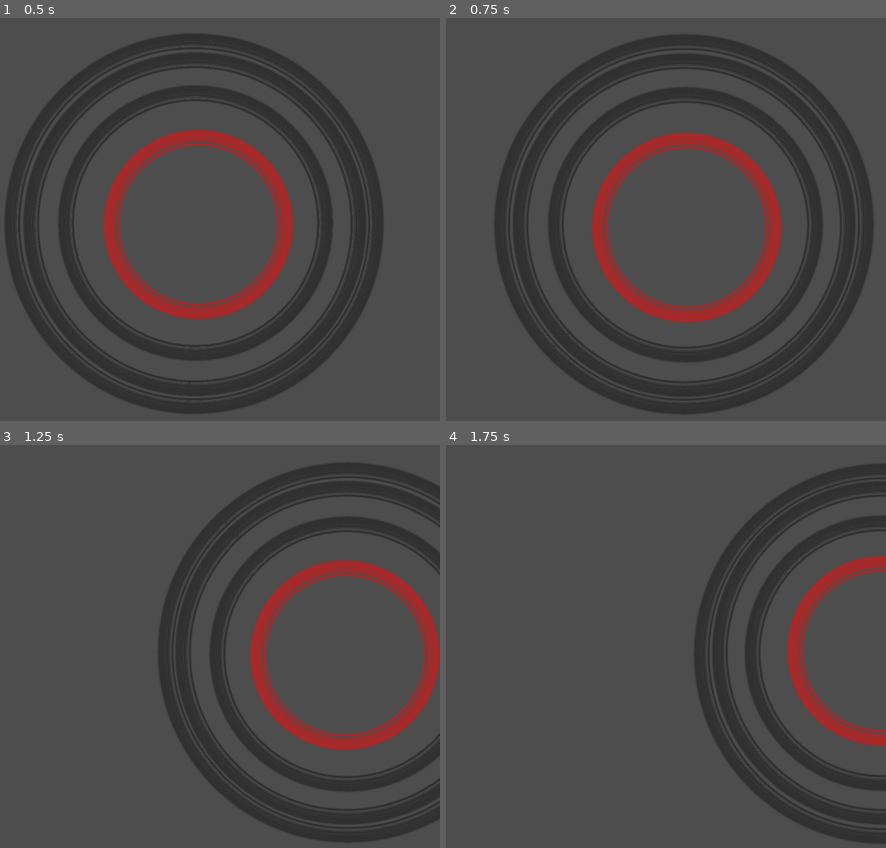
Above: before the commit, frames 1-4 (two rows, left to right).
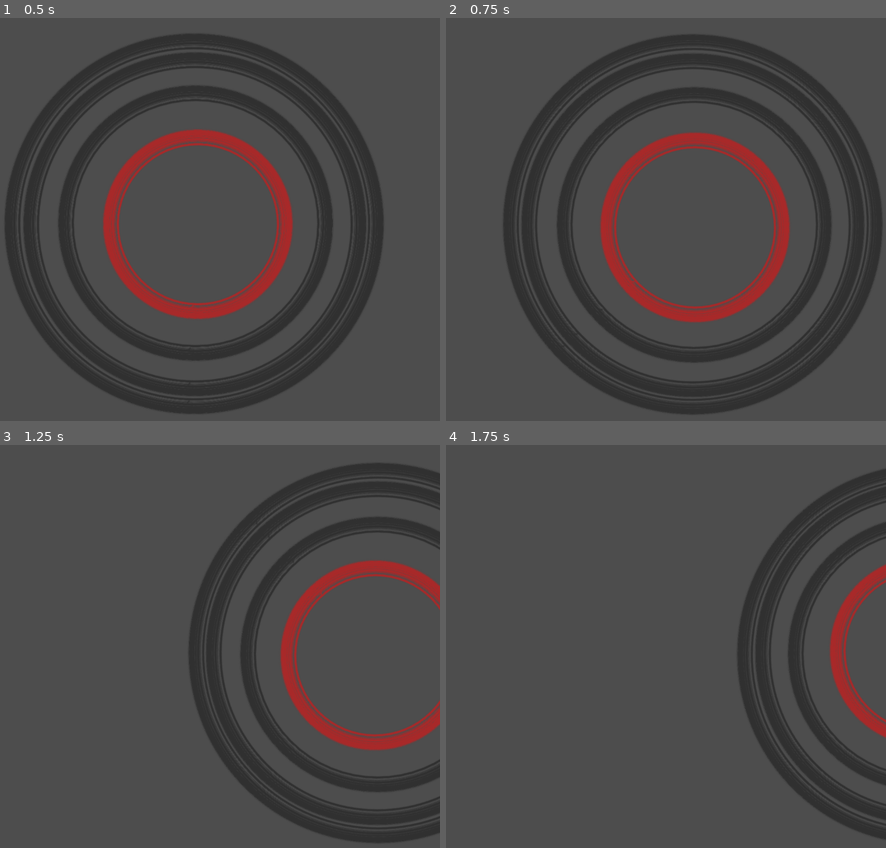
Above: after the commit, the same moments.

Repository: KazThomas/MusicBox
Game: Godot game, scene res://Scenes/MainScene.tscn
Two runs of this game, one before a commit and one after it. Both use one fixed random seed, a clock stepped at 60 frames per second and the inputs below.
Inputs (mouse positions are in pixels of both pictures, inside the frame that each line leads up to):
- Up to frame 1 (0.5 s): no input
- Up to frame 2 (0.75 s): move the mouse to (749, 207) at 0.52 s; hold Space (add_layer) from 0.53 s (still down)
- Up to frame 3 (1.25 s): keep holding Space (add_layer); click (303, 634) at 0.8 s
- Up to frame 4 (1.75 s): move the mouse to (542, 674) at 1.27 s; release Space (add_layer) at 1.28 s; click (542, 674) at 1.35 s; tap Space (add_layer) at 1.55 s

Frame 1 is identical in both runs. In frame 2, 13% of the frame differs, in the area x 11-100%, y 4-98%; in frame 3, 19%, in the area x 35-100%, y 4-99%; in frame 4, 14%.

Commit message:
Added Rest notes
rest note sprites, and randomises the chances of getting 1beat or a rest note

Diff:
--- a/Scenes/Beat1Test.tscn
+++ b/Scenes/Beat1Test.tscn
@@ -13,6 +13,7 @@
 mass = 0.64
 physics_material_override = SubResource("PhysicsMaterial_ewmc5")
 gravity_scale = 0.3
+lock_rotation = true
 script = ExtResource("1_4vtri")
 
 [node name="1Beat" type="Sprite2D" parent="."]
--- /dev/null
+++ b/Scenes/rest_beat.tscn
@@ -0,0 +1,15 @@
+[gd_scene load_steps=3 format=3 uid="uid://bpaep2n8dtkjs"]
+
+[ext_resource type="Texture2D" uid="uid://dgng8qu31k3wp" path="res://Assets/Art/Rest note.png" id="1_q0xix"]
+
+[sub_resource type="RectangleShape2D" id="RectangleShape2D_ftchx"]
+size = Vector2(40, 40)
+
+[node name="RestBeat" type="RigidBody2D"]
+lock_rotation = true
+
+[node name="Sprite2D" type="Sprite2D" parent="."]
+texture = ExtResource("1_q0xix")
+
+[node name="CollisionShape2D" type="CollisionShape2D" parent="."]
+shape = SubResource("RectangleShape2D_ftchx")
--- a/Scripts/mainScene.gd
+++ b/Scripts/mainScene.gd
@@ -8,29 +8,26 @@
 
 @onready var bankArray = [$Banks/Bank, $Banks/Bank2, $Banks/Bank3, $Banks/Bank4]
 
-
+var canDrop : bool = false
+var beat = load("res://Scenes/Beat1Test.tscn").instantiate() #vars can only be used in input func
+var mouse_x
 
 func _ready():
 	print(bankArray[1]) #testing array works
 
 func _input(event):
-	var beat = load("res://Scenes/Beat1Test.tscn").instantiate() #vars can only be used in input func
-	var mouse_x = get_viewport().get_mouse_position().x
+	mouse_x = get_viewport().get_mouse_position().x
 	var tween = create_tween()
 	if event.is_action_pressed("add_layer"): # 'activates' the game
-		tween.tween_property(vinyl_record, "position", Vector2(1500, 500), 1.8)
-		tween.tween_property(vinyl_record, "scale", Vector2(0.45, 0.45), 0.5)
-		tween.tween_property(vinyl_record, "position", Vector2(576, 489), 1.2)
-		await get_tree().create_timer(3.5).timeout
+		tween.tween_property(vinyl_record, "position", Vector2(1500, 500), 1.5)
+		tween.tween_property(vinyl_record, "scale", Vector2(0.45, 0.45), 0.3)
+		tween.tween_property(vinyl_record, "position", Vector2(576, 489), 1)
+		await get_tree().create_timer(3).timeout
 		layer.visible = true
 		for bank in bankArray:
 			bank.visible = true
 	if layer.visible == true:
-		if event.is_action_pressed("drop"):
-			var y_pos = roof.position.y + 20
-			if mouse_x >= point_1.position.x && mouse_x <= point_2.position.x:
-				beat.position = Vector2(mouse_x, y_pos)
-				add_child(beat)
+		canDrop = true
 		if event.is_action_pressed("bankIt"): #only adds it to the first bank, need to find iteration
 			remove_child(beat)
 			beat.position = bankArray[0].position
@@ -41,6 +38,28 @@
 			beat.position.x = mouse_x
 			add_child(beat)
 
+func notesFalling():
+	var beat = load("res://Scenes/Beat1Test.tscn").instantiate() #vars can only be used in input func
+	var rest = load("res://Scenes/rest_beat.tscn").instantiate()
+	var mouse_x = get_viewport().get_mouse_position().x
+	var randomNote : int =  randi_range(1, 2)
+
+	var y_pos = roof.position.y + 20
+	if mouse_x >= point_1.position.x && mouse_x <= point_2.position.x:
+		#replace this line ^ to detect if something is falling
+		beat.position = Vector2(mouse_x, y_pos)
+		rest.position = Vector2(mouse_x, y_pos)
+		match  randomNote:
+			1:
+				add_child(beat)
+			2:
+				add_child(rest)
+
+func _process(delta):
+	if canDrop == true:
+		notesFalling()
+
 # NEED TO CHECK IF OBJECT IS FALLING
 # NEED TO SEE IF BANK IS HIGHLIGHTED
 # NEED TO CHECK IF BANK IS OCCUPIED
+# NEED TO CREATE A SWITCH STATEMENT TO RANDOMISE NOTE PLAYED
Binary file added: Assets/Art/Rest note.png
Not shown, added: Assets/Art/Rest note.png.import
Not shown, added: Assets/Rest note.kra
Not shown, added: Assets/Rest note.kra-autosave.kra
Not shown, added: Scenes/Mai90AB.tmp
